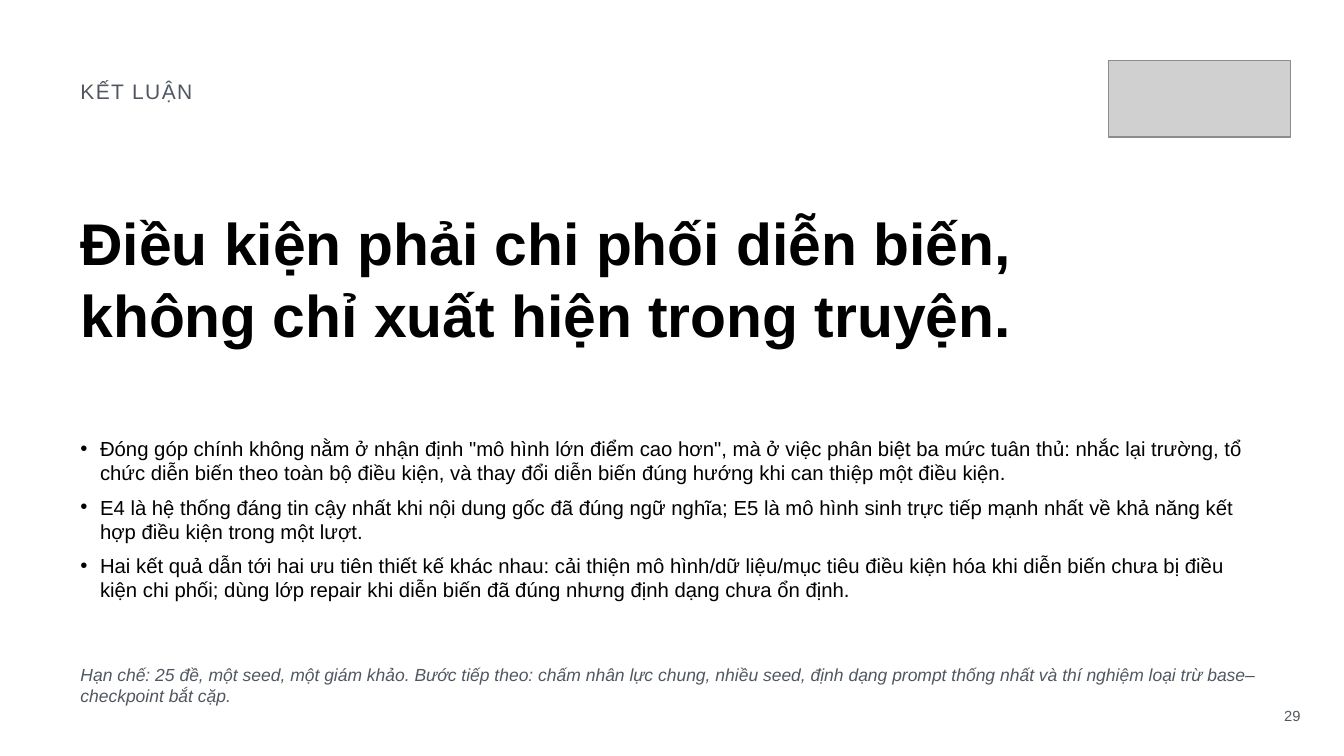
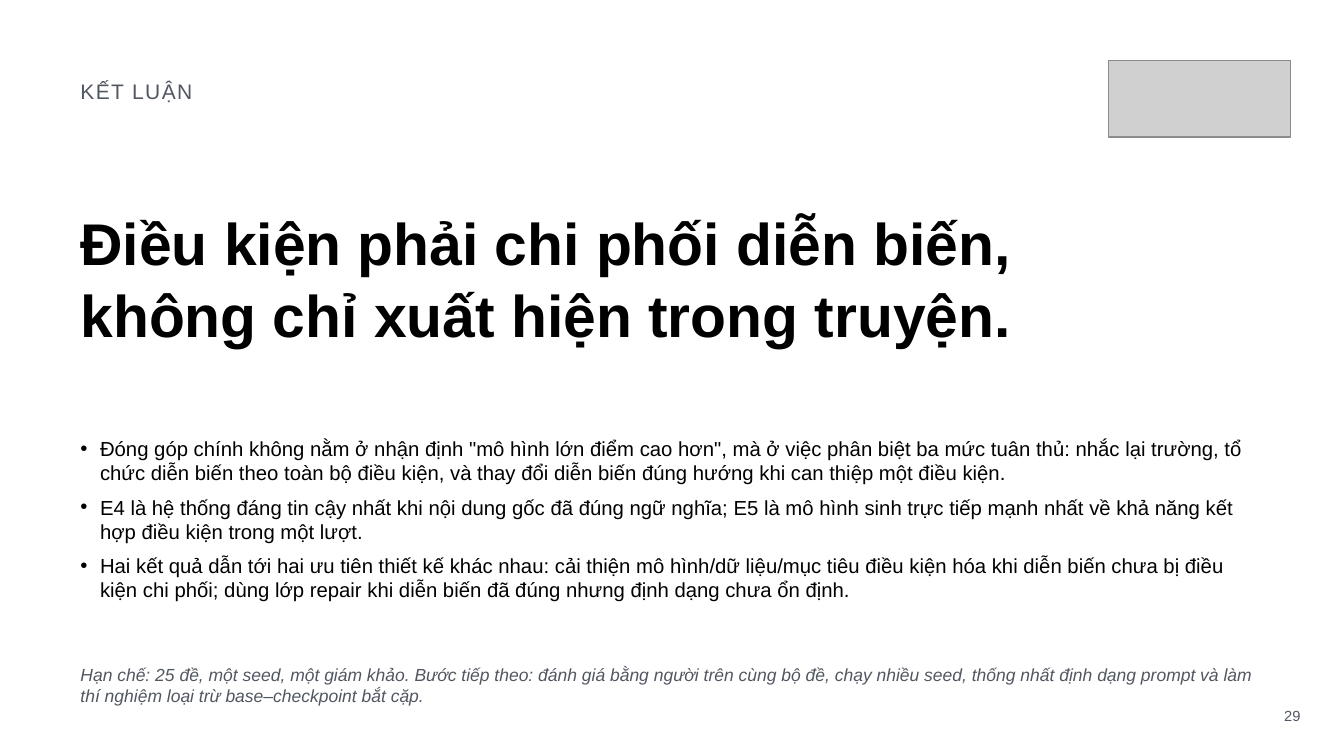
Before and after one commit to tungd/tinystory-vn, a slide deck: slide 29 of output/presentation/tinystory-vn-summary.pptx. Drawn at 1344x756 pixels with LibreOffice and Linux fonts; fonts in the diff are those of the drawing; grey boxes stand for pictures. Boxes give left, top, right and bottom in pixels: in the first picture for what was removed or moved away, otherwise in the second. Text is boxed around its words. In the diff, an @@ line names an element or a change of style, - is before the commit and + after.

```diff
--- a/output/presentation/tinystory-vn-summary.pptx
+++ b/output/presentation/tinystory-vn-summary.pptx
@@ text at (80,668,1252,706): text changed @@
-Hạn chế: 25 đề, một seed, một giám khảo. Bước tiếp theo: chấm nhân lực chung, nhiều seed, định dạng prompt thống nhất và thí nghiệm loại trừ base–checkpoint bắt cặp.
+Hạn chế: 25 đề, một seed, một giám khảo. Bước tiếp theo: đánh giá bằng người trên cùng bộ đề, chạy nhiều seed, thống nhất định dạng prompt và làm thí nghiệm loại trừ base–checkpoint bắt cặp.
```
Also in this commit, not shown: 16 other slides changed, 4 other files.
